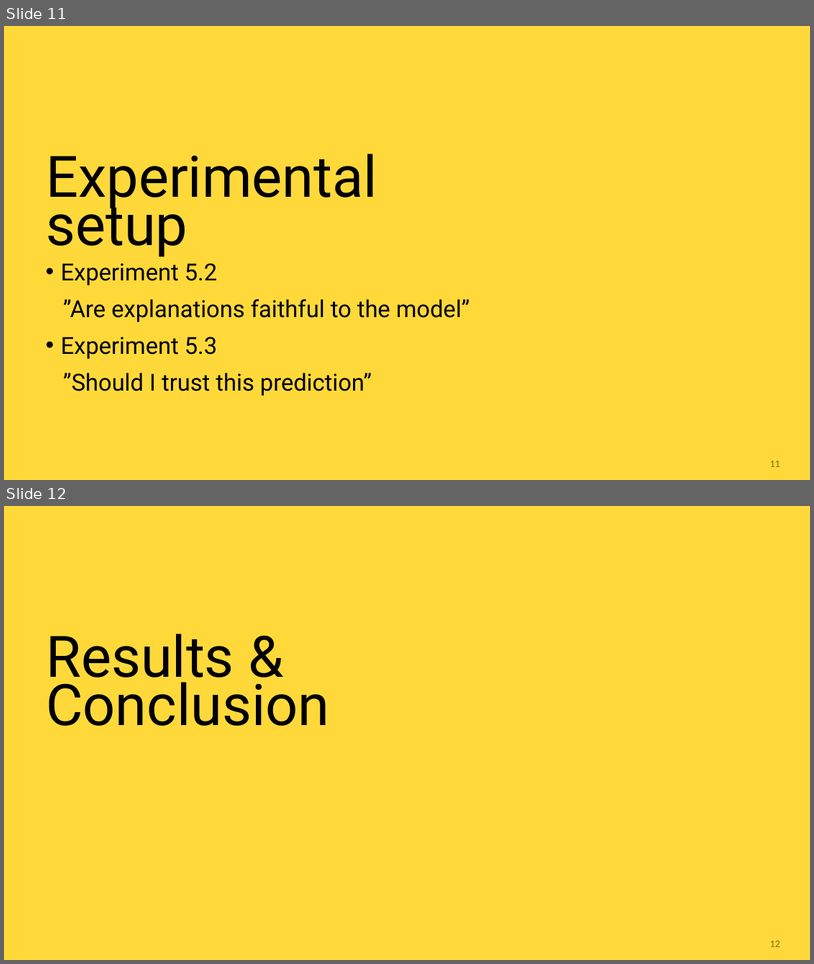
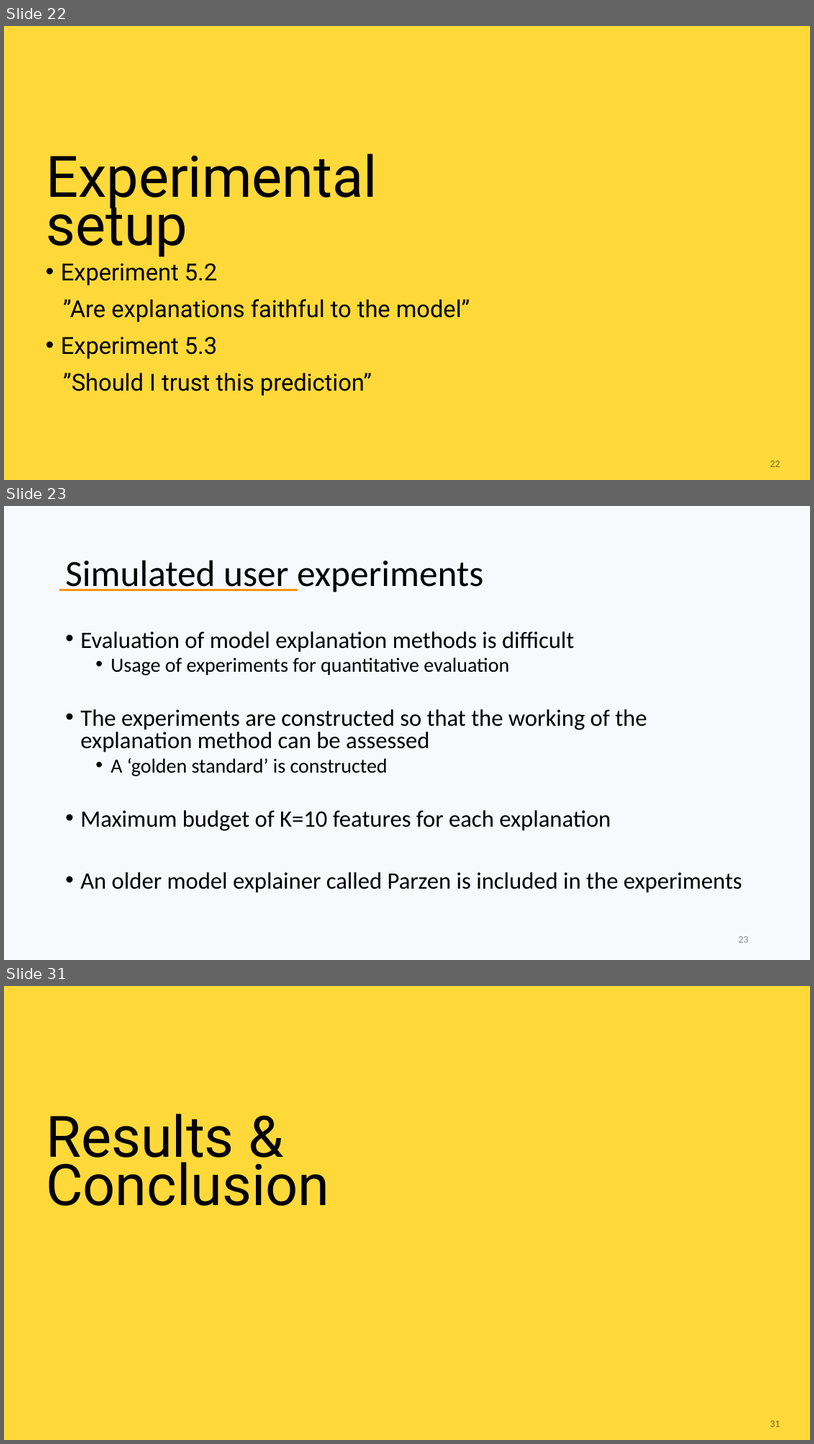
Before and after one commit to marnixm/lime_experiments, a slide deck: _Presentation/Thesis Marnix Maas (2020) - An assessment of black box model explainers.pptx. Shown one above the other, each under a label of ours: slides 11 and 12 before the commit, slides 22, 23 and 31 after it; the slides between them are not shown. The pictures are 814x964 and 814x1444 pixels, drawn with LibreOffice and Linux fonts; fonts in the diff are those of the drawing; background and template pictures are left out. Boxes give left, top, right and bottom in pixels: in the first picture for what was removed or moved away, otherwise in the second. Text is boxed around its words. In the diff, an @@ line names an element or a change of style, - is before the commit and + after.

```diff
--- a/_Presentation/Thesis Marnix Maas (2020) - An assessment of black box model explainers.pptx
+++ b/_Presentation/Thesis Marnix Maas (2020) - An assessment of black box model explainers.pptx
@@ slide 23 added at (4, 506, 810, 960), background #DAE3F3 at 20% opacity @@
@@ title added at (65, 560, 484, 592), 44 pt, text #000000 @@
+Simulated user experiments
@@ rectangle added at (59, 589, 298, 591), fill #FF9500 @@
@@ text added at (80, 631, 743, 893), 28 pt, text #000000 @@
+• Evaluation of model explanation methods is difficult
+  • Usage of experiments for quantitative evaluation
+• The experiments are constructed so that the working of the explanation method can be assessed
+  • A ‘golden standard’ is constructed
+• Maximum budget of K=10 features for each explanation
+• An older model explainer called Parzen is included in the experiments
@@ page number added at (738, 936, 748, 942), 12 pt, text #8C8C8C @@
+23
@@ what was slide 11 is now slide 22 @@
@@ page number at (770, 460, 780, 467): text changed @@
-11
+22
@@ what was slide 12 is now slide 31 @@
@@ page number at (770, 1420, 780, 1427): text changed @@
-12
+31
```
Also in this commit, not shown: 7 slides changed, 31 other slides added, 2 slides removed, 6 other files.
